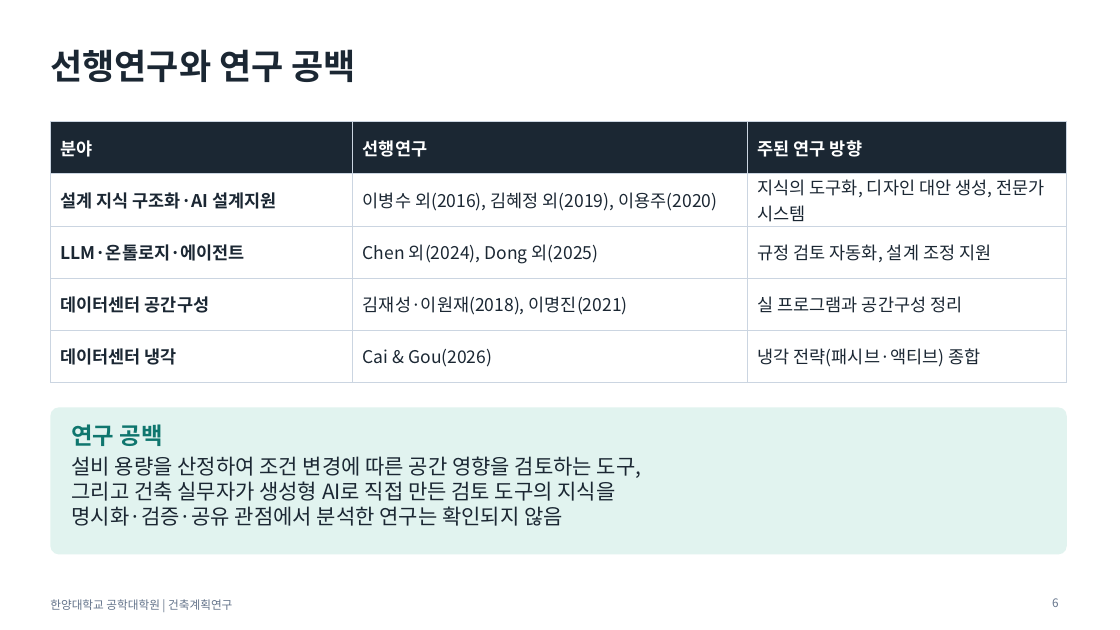
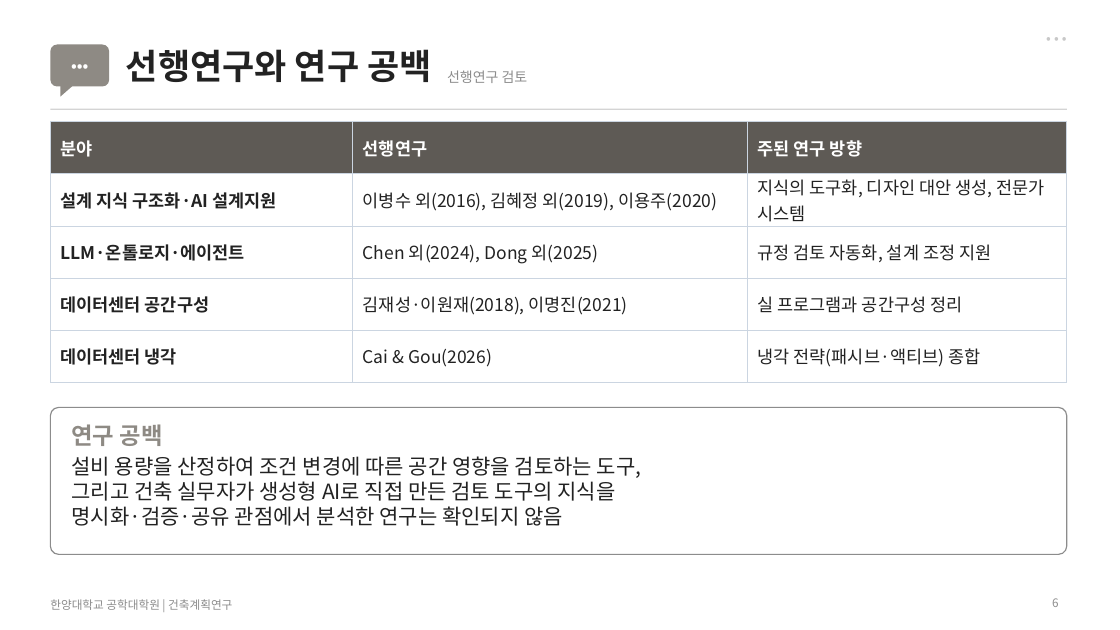
Before and after one commit to sangchuls/pango-gmp, a slide deck: slide 6 of research/final/발표자료_최종.pptx. Drawn at 1120x630 pixels with LibreOffice and Linux fonts; fonts in the diff are those of the drawing. Boxes give left, top, right and bottom in pixels: in the first picture for what was removed or moved away, otherwise in the second. Text is boxed around its words. In the diff, an @@ line names an element or a change of style, - is before the commit and + after.

```diff
--- a/research/final/발표자료_최종.pptx
+++ b/research/final/발표자료_최종.pptx
@@ text added at (x1=1008, y1=25, x2=1067, y2=50), 12 pt, text #C8C8C8 @@
+• • •
@@ rounded rectangle added at (x1=50, y1=45, x2=109, y2=87), fill #8E8A84 @@
@@ text added at (x1=50, y1=45, x2=109, y2=87), 13 pt, text #FFFFFF, bold @@
+•••
@@ title "선행연구와 연구 공백" moved from (x1=50, y1=49, x2=356, y2=82) to (x1=126, y1=49, x2=431, y2=82) @@
@@ title "선행연구와 연구 공백" at (x1=126, y1=49, x2=431, y2=82): text colour #1B2733 to #222222 @@
@@ right triangle added at (x1=60, y1=85, x2=74, y2=97), fill #8E8A84 @@
@@ text added at (x1=447, y1=70, x2=528, y2=83), 12 pt, text #8C8C8C @@
+선행연구 검토
@@ line added from (50, 109) to (1067, 109), #D4D4D4 1 pt @@
@@ table at (x1=50, y1=122, x2=1067, y2=371) @@
@@ fill #1B2733 to #5E5A55 in row 1 @@
@@ text colour #1B2733 to #222222 @@
@@ rounded rectangle at (x1=50, y1=408, x2=1067, y2=555): fill #E1F3EF to #FFFFFF; outline none to #8C8C8C 1 pt @@
@@ text "연구 공백" at (x1=71, y1=424, x2=163, y2=446): text colour #0F766E to #8E8A84 @@
@@ text "설비 용량을 산정하여 조건 변경에 ..." at (x1=71, y1=456, x2=641, y2=526): text colour #1B2733 to #222222 @@
@@ text "한양대학교 공학대학원 | 건축계획연구" at (x1=50, y1=599, x2=232, y2=610): text colour #64748B to #8C8C8C @@
@@ page number at (x1=1052, y1=598, x2=1058, y2=607): text colour #64748B to #8C8C8C @@
```
Also in this commit, not shown: 18 other slides changed, 4 other files.
